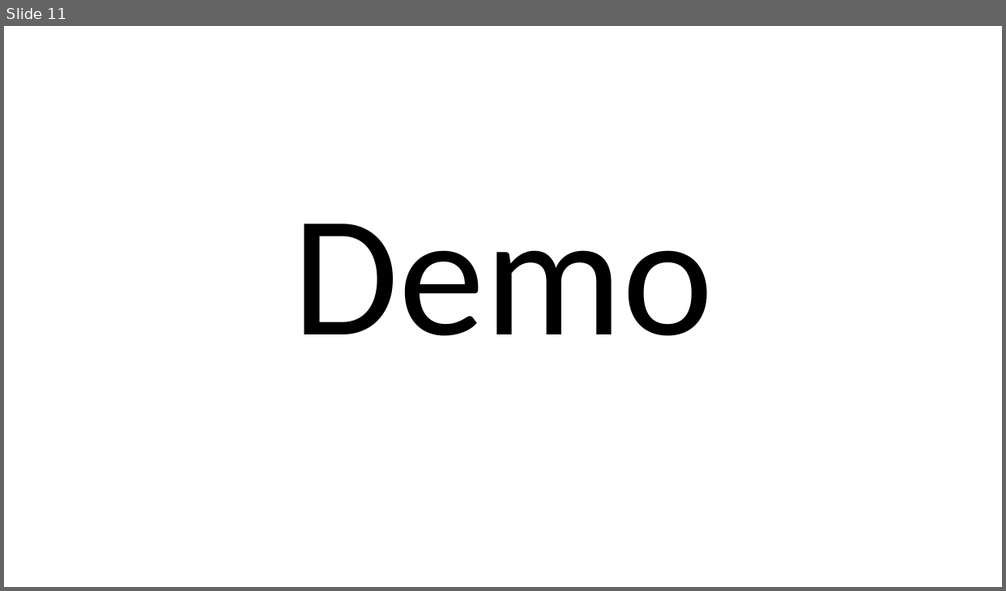
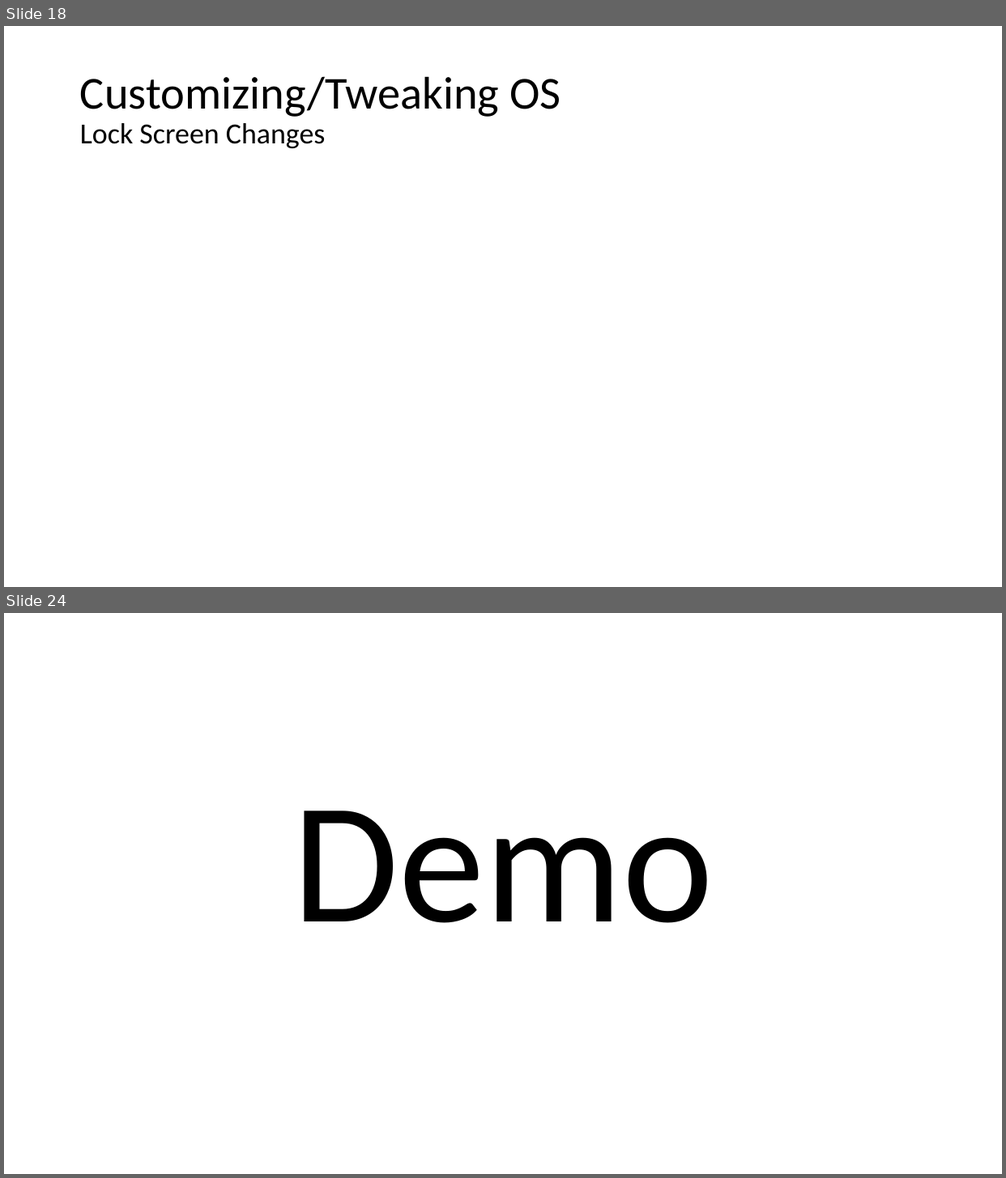
Before and after one commit to fydexx/HECC-2018, a slide deck: Part_01/Section02.pptx. Shown one above the other, each under a label of ours: slide 11 before the commit, slides 18 and 24 after it; the slides between them are not shown. The pictures are 1006x591 and 1006x1178 pixels, drawn with LibreOffice and Linux fonts; fonts in the diff are those of the drawing. Boxes give left, top, right and bottom in pixels: in the first picture for what was removed or moved away, otherwise in the second. Text is boxed around its words. In the diff, an @@ line names an element or a change of style, - is before the commit and + after.

```diff
--- a/Part_01/Section02.pptx
+++ b/Part_01/Section02.pptx
@@ slide 18 added at (4, 26, 1002, 587), background #FFFFFF @@
@@ title added at (80, 76, 560, 148), 44 pt, text #000000 @@
+Customizing/Tweaking OS
+Lock Screen Changes
@@ what was slide 11 is now slide 24 @@
```
Also in this commit, not shown: 6 slides changed, 13 other slides added.
